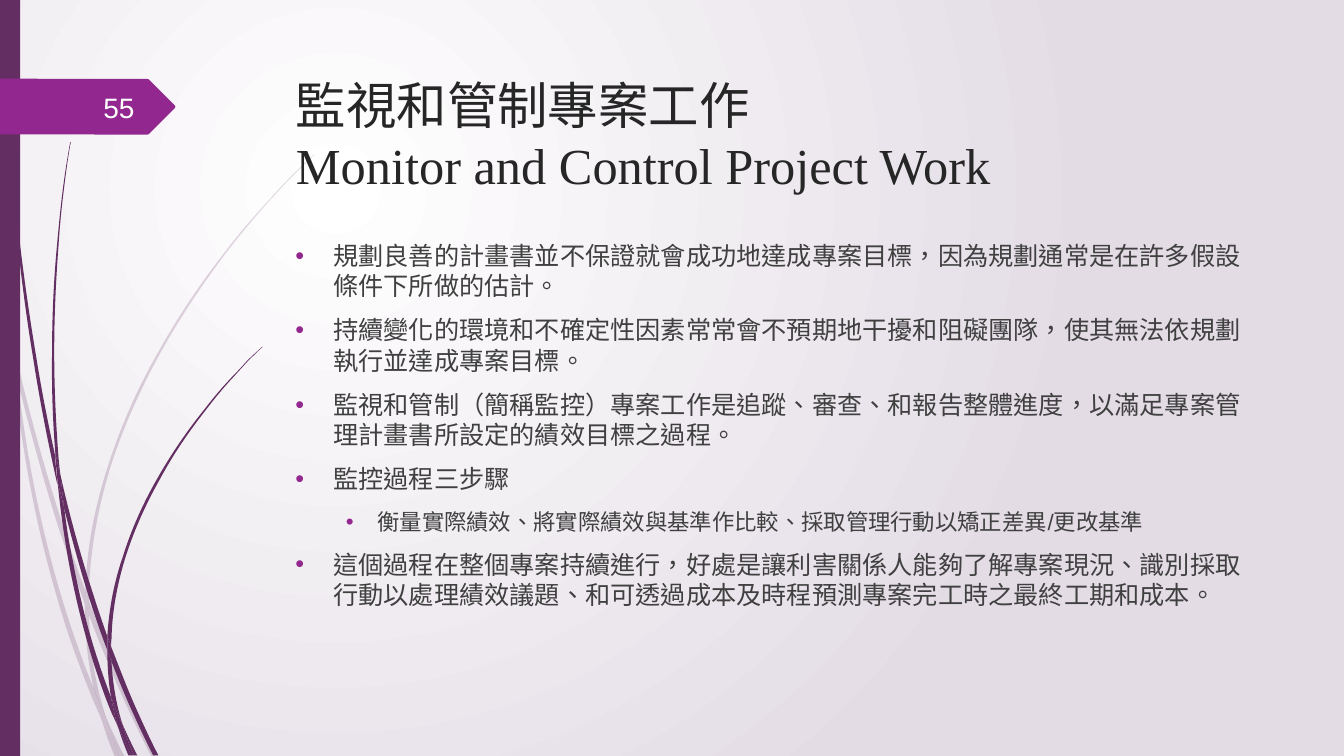
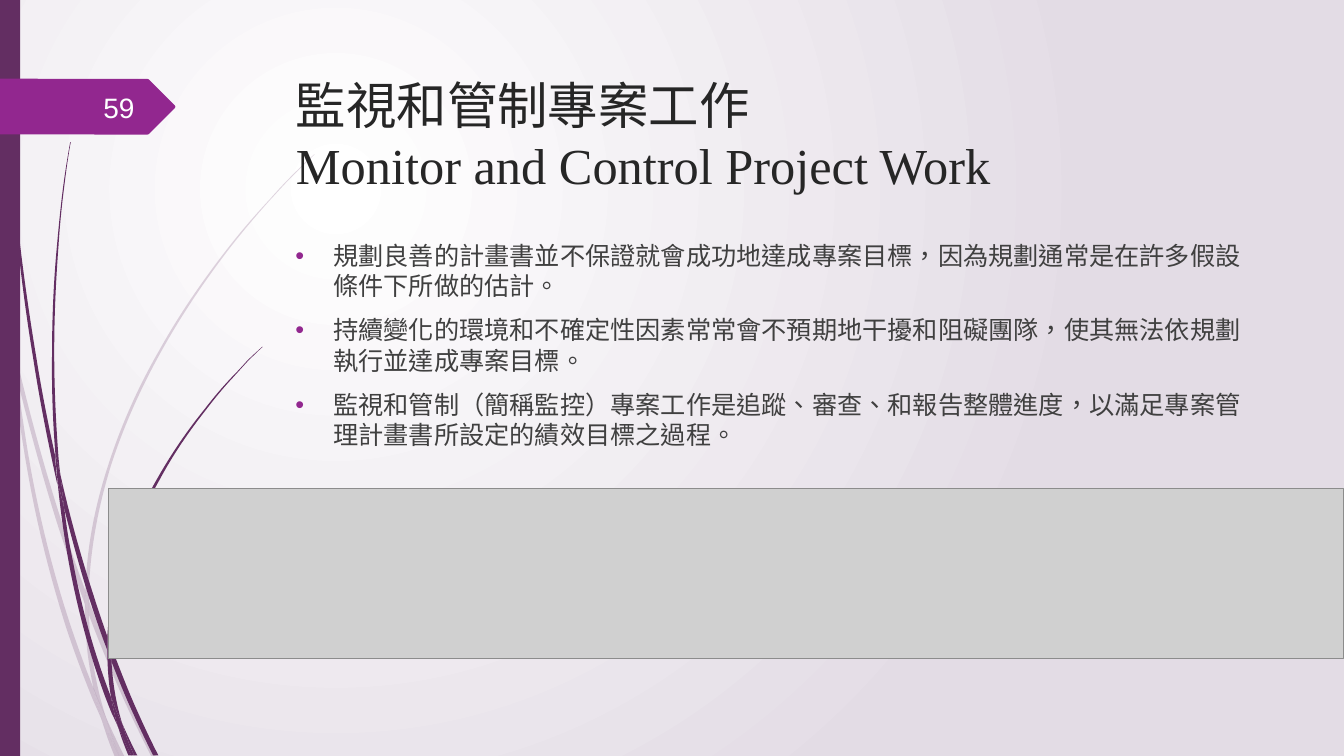
Before and after one commit to ywdeng/uscojywdeng, a slide deck: slide 59 of src/assets/1091/ProjectManagement/CH05/05.pptx (slide 55 before the commit). Drawn at 1344x756 pixels with LibreOffice and Linux fonts; fonts in the diff are those of the drawing; grey boxes stand for pictures. Boxes give left, top, right and bottom in pixels: in the first picture for what was removed or moved away, otherwise in the second. Text is boxed around its words. In the diff, an @@ line names an element or a change of style, - is before the commit and + after.

```diff
--- a/src/assets/1091/ProjectManagement/CH05/05.pptx
+++ b/src/assets/1091/ProjectManagement/CH05/05.pptx
@@ page number at (x1=103, y1=98, x2=134, y2=119): text changed @@
-55
+59
@@ text at (x1=333, y1=467, x2=1240, y2=606): paragraphs removed @@
-• 監控過程三步驟
-  • 衡量實際績效、將實際績效與基準作比較、採取管理行動以矯正差異/更改基準
-• 這個過程在整個專案持續進行，好處是讓利害關係人能夠了解專案現況、識別採取行動以處理績效議題、和可透過成本及時程預測專案完工時之最終工期和成本。
@@ picture added at (x1=109, y1=488, x2=1344, y2=658) @@
```
Also in this commit, not shown: 6 other slides changed, 7 slides added, 3 other files.
